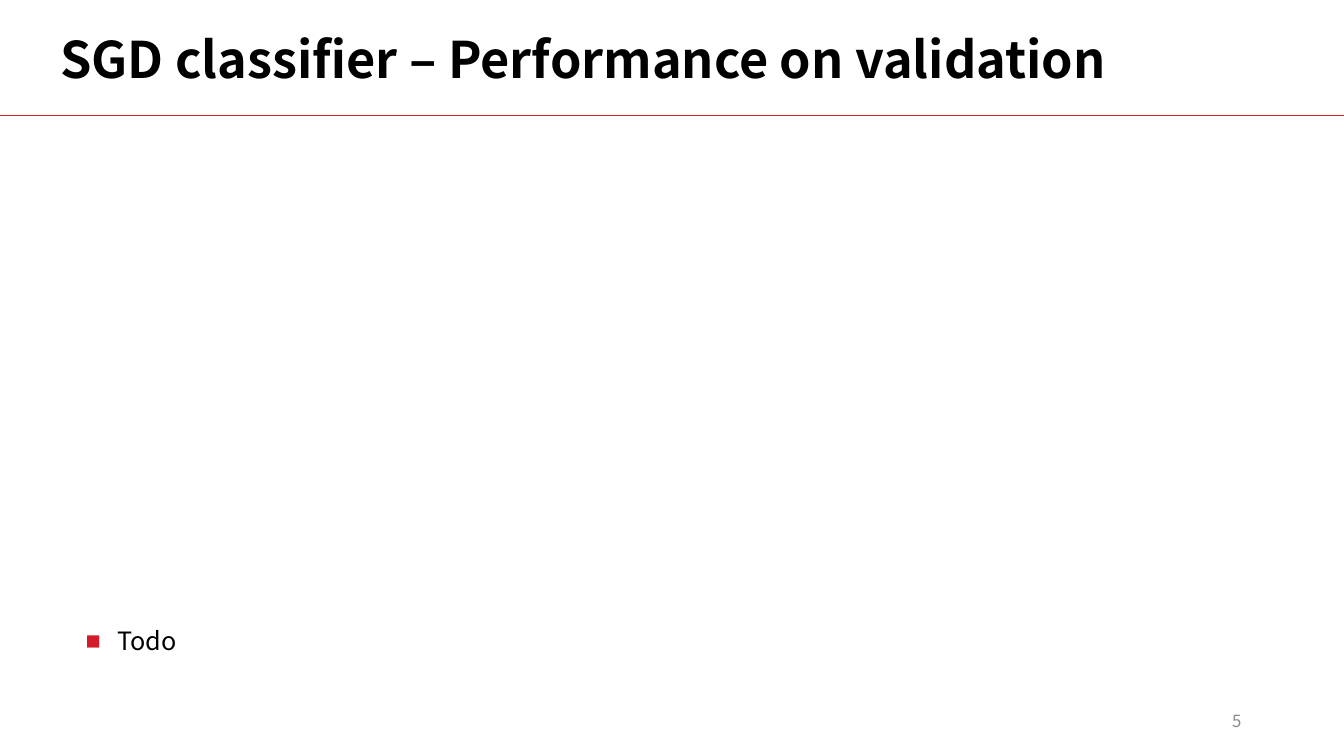
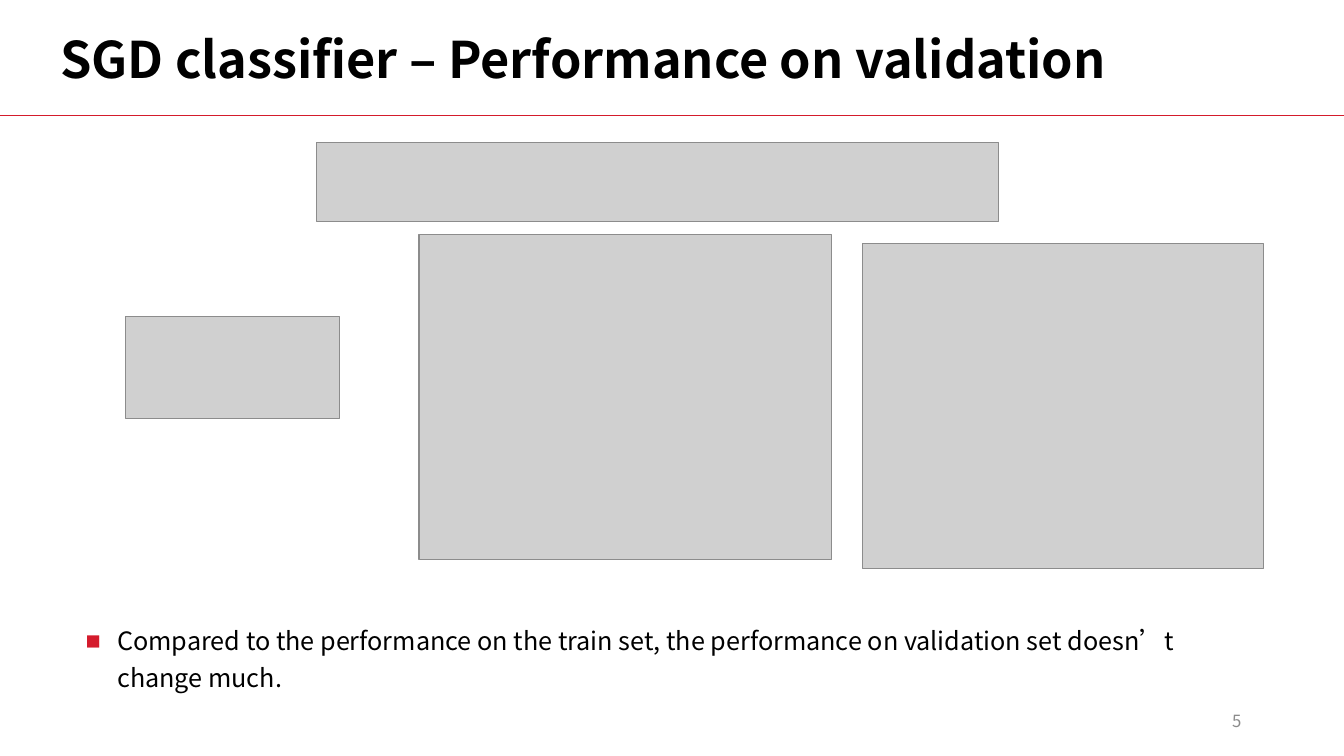
Before and after one commit to LiyangSong/Advertisement-CTR-Prediction, a slide deck: slide 5 of submissions/phase3/stepvi.pptx. Drawn at 1344x756 pixels with LibreOffice and Linux fonts; fonts in the diff are those of the drawing; grey boxes stand for pictures. Boxes give left, top, right and bottom in pixels: in the first picture for what was removed or moved away, otherwise in the second. Text is boxed around its words. In the diff, an @@ line names an element or a change of style, - is before the commit and + after.

Commit message:
image added stepvi

```diff
--- a/submissions/phase3/stepvi.pptx
+++ b/submissions/phase3/stepvi.pptx
@@ picture added at <box>317,142,998,222</box> @@
@@ picture added at <box>419,235,832,560</box> @@
@@ picture added at <box>863,244,1264,569</box> @@
@@ picture added at <box>126,317,341,418</box> @@
@@ text added at <box>117,628,1175,693</box>, 18 pt, text #000000 @@
+■ Compared to the performance on the train set, the performance on validation set doesn’t change much.
@@ text removed at <box>117,630,176,651</box> @@
-■ Todo
```
Also in this commit, not shown: 24 other slides changed.
